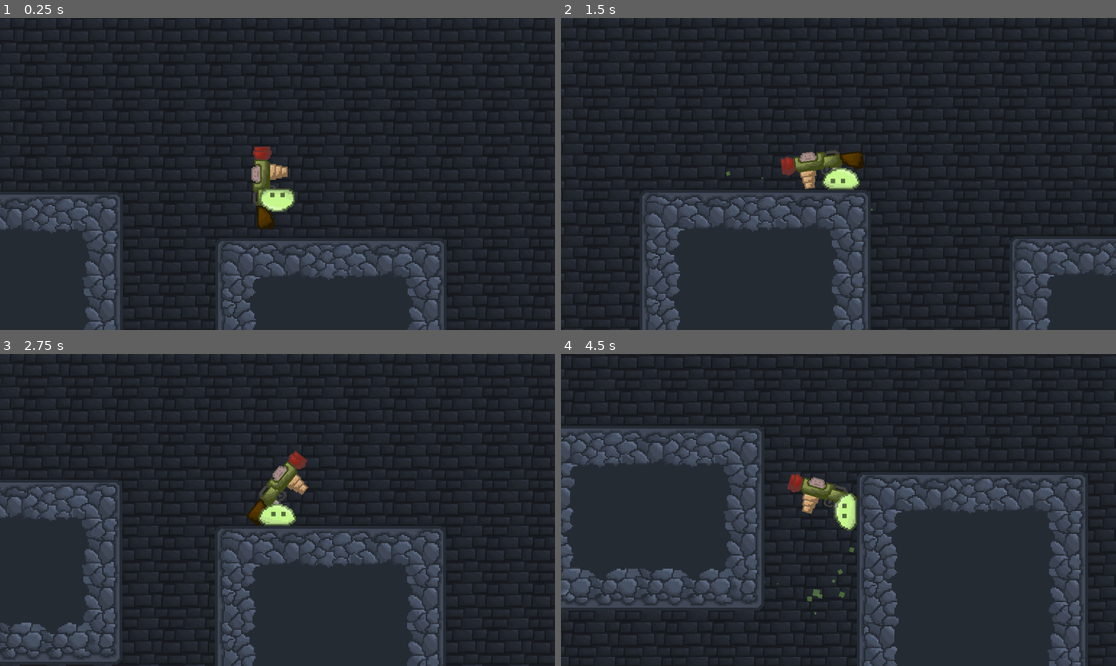
Above: before the commit, frames 1-4 (two rows, left to right).
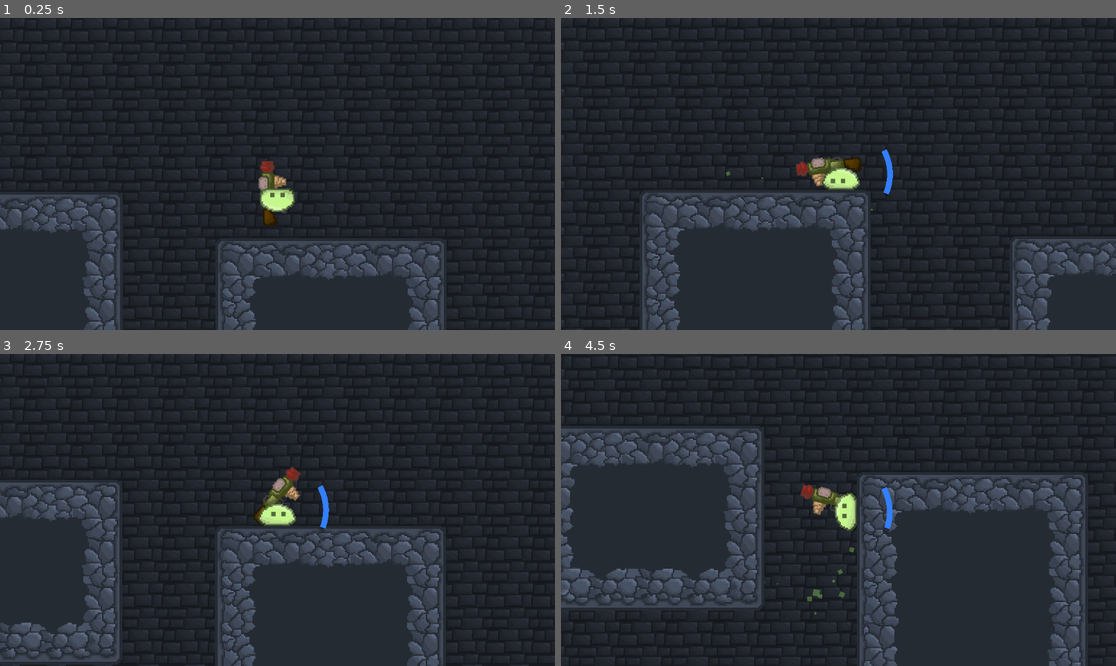
Above: after the commit, the same moments.

Repository: Z0nate/Nzara
Game: Godot game, scene res://Scenes/main.tscn
Two runs of this game, one before a commit and one after it. Both use one fixed random seed, a clock stepped at 60 frames per second and the inputs below.
Inputs (mouse positions are in pixels of both pictures, inside the frame that each line leads up to):
- Up to frame 1 (0.25 s): no input
- Up to frame 2 (1.5 s): tap Enter (ui_accept) at 0.5, 0.77 s; move the mouse to (960, 158) at 0.52 s; move the mouse to (727, 189) at 1.27 s
- Up to frame 3 (2.75 s): tap Enter (ui_accept) at 1.52 s; move the mouse to (333, 441) at 2.02 s
- Up to frame 4 (4.5 s): move the mouse to (810, 572) at 2.77 s; tap Enter (ui_accept) at 3.02, 3.77 s; move the mouse to (1005, 556) at 3.52 s; move the mouse to (672, 463) at 4.27 s

The runs differ from the first frame. In frame 1, 0.8% of the frame differs, in the area x 45-52%, y 41-68%; in frame 2, 1.1%, in the area x 39-60%, y 42-57%; in frame 3, 1.1%; in frame 4, 0.9%.

Commit message:
Rocket Launcher Rework + Stamina Regen Delay

Diff:
--- a/Scenes/potato_launcher.tscn
+++ b/Scenes/potato_launcher.tscn
@@ -9,5 +9,5 @@
 script = ExtResource("1_lureb")
 
 [node name="Sprite" type="Sprite2D" parent="." unique_id=192802611]
-position = Vector2(12, -6)
+position = Vector2(7, -4)
 texture = ExtResource("1_px1li")
--- a/Scripts/player.gd
+++ b/Scripts/player.gd
@@ -20,10 +20,12 @@
 var STICK_TIME = 3.0
 var MAX_CHARGE_TIME = 1
 var MIN_CHARGE_TIME = 0
+var STAMINA_REGEN_DELAY = 1.0
 var GRAVITY: int = ProjectSettings.get_setting("physics/2d/default_gravity")
 
 var stuck := false
 var stick_normal := Vector2.ZERO
+var stuck_timer := 0.0
 var stick_timer := 0.0
 var sliding := false
 var charge_timer := 0.0
@@ -215,7 +217,11 @@
 
 func _update_stamina(delta: float) -> void:
 	if stuck:
-		stamina = minf(stamina + stamina_regen_rate * delta, max_stamina)
+		stuck_timer += delta
+		if stuck_timer >= STAMINA_REGEN_DELAY:
+			stamina = minf(stamina + stamina_regen_rate * delta, max_stamina)
+	else:
+		stuck_timer = 0.0
 
 func _process(delta: float) -> void:
 	_update_stamina(delta)
Binary file changed: Assets/potato_launcher.png
Binary file changed: Assets/tiles_sheet.png
